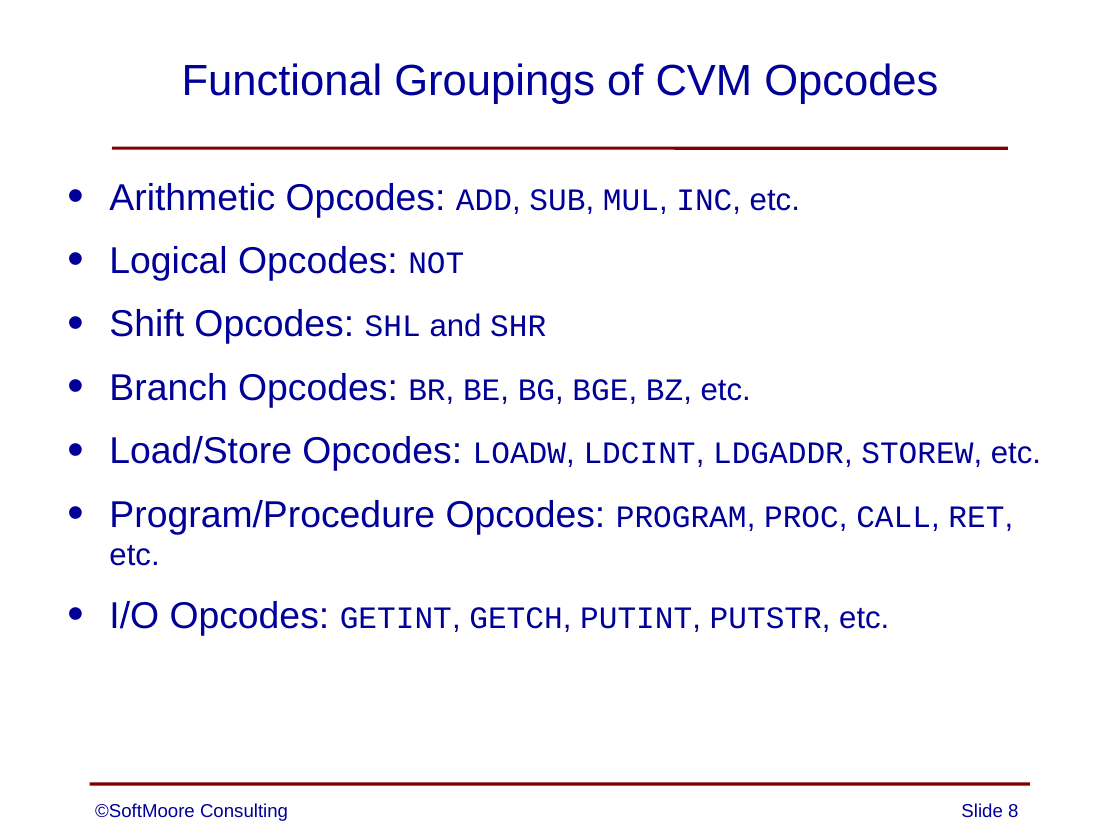
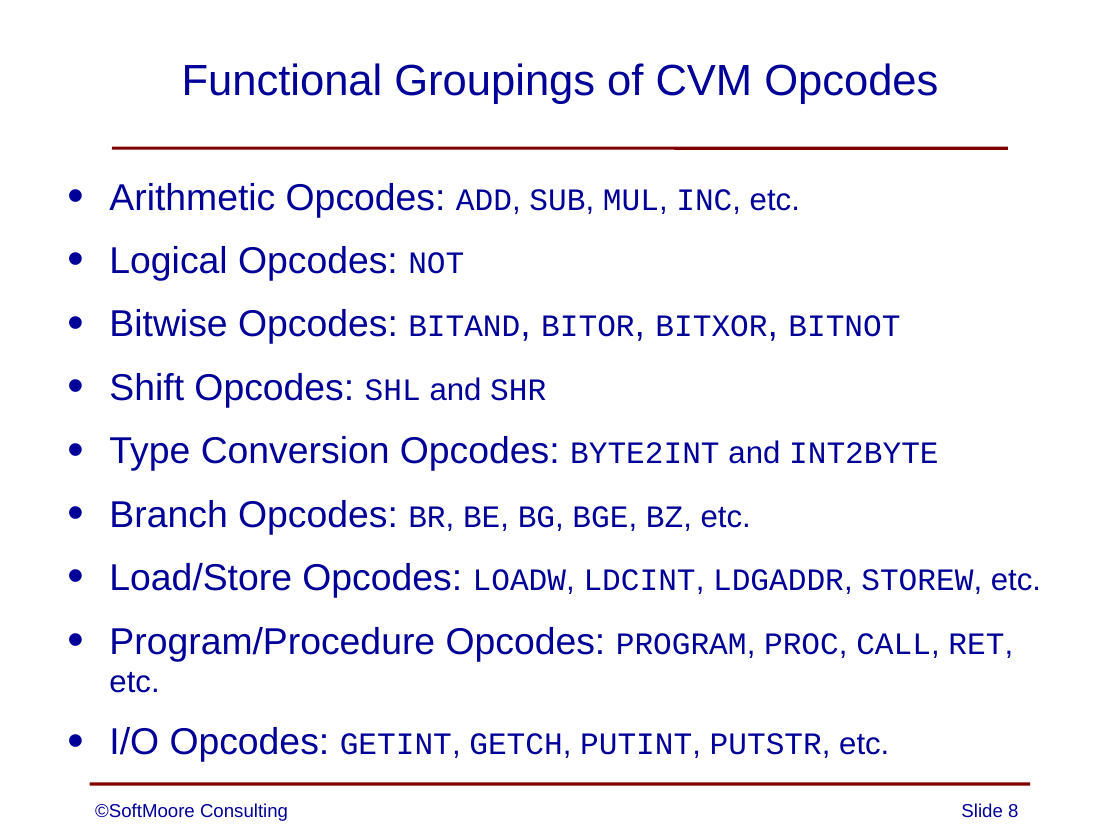
Before and after one commit to SoftMoore/CPRL-Kt-2nd, a slide deck: slide 8 of PowerPoints/10 - CVM.pptx. Drawn at 1120x840 pixels with LibreOffice and Linux fonts; fonts in the diff are those of the drawing. Boxes give left, top, right and bottom in pixels: in the first picture for what was removed or moved away, otherwise in the second. Text is boxed around its words. In the diff, an @@ line names an element or a change of style, - is before the commit and + after.

Commit message:
minor updates to one slide

```diff
--- a/PowerPoints/10 - CVM.pptx
+++ b/PowerPoints/10 - CVM.pptx
@@ text at [109, 309, 900, 344]: paragraph added @@
+• Bitwise Opcodes: BITAND, BITOR, BITXOR, BITNOT
@@ text at [109, 436, 938, 471]: paragraph added @@
+• Type Conversion Opcodes: BYTE2INT and INT2BYTE
```
